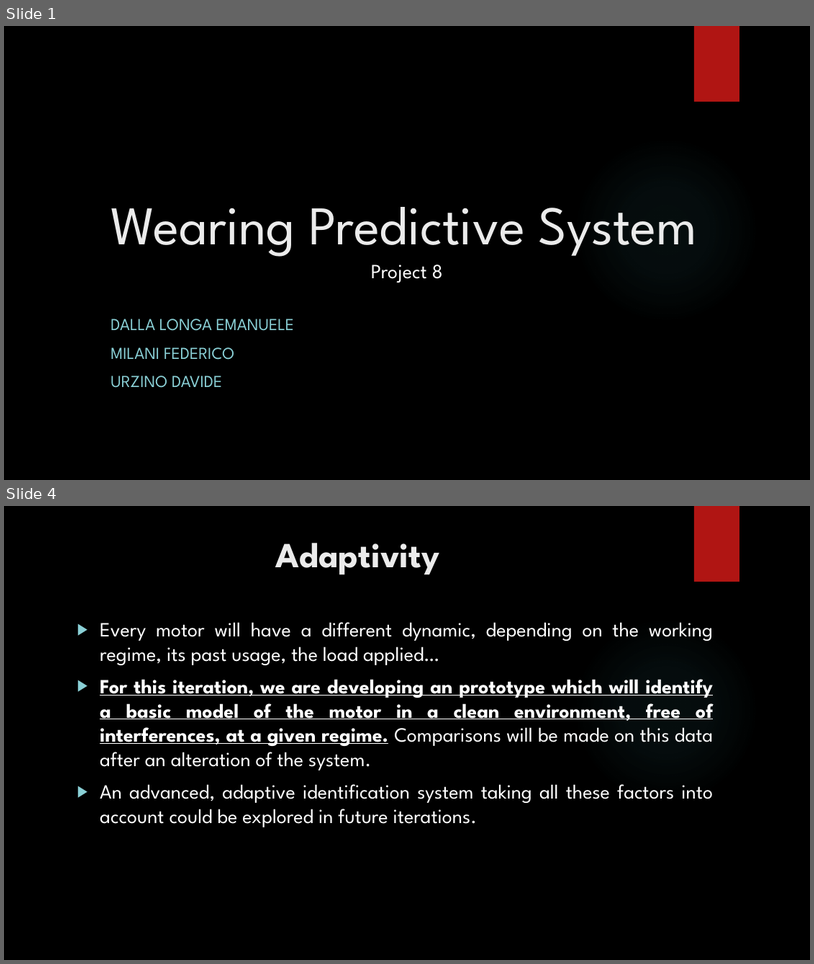
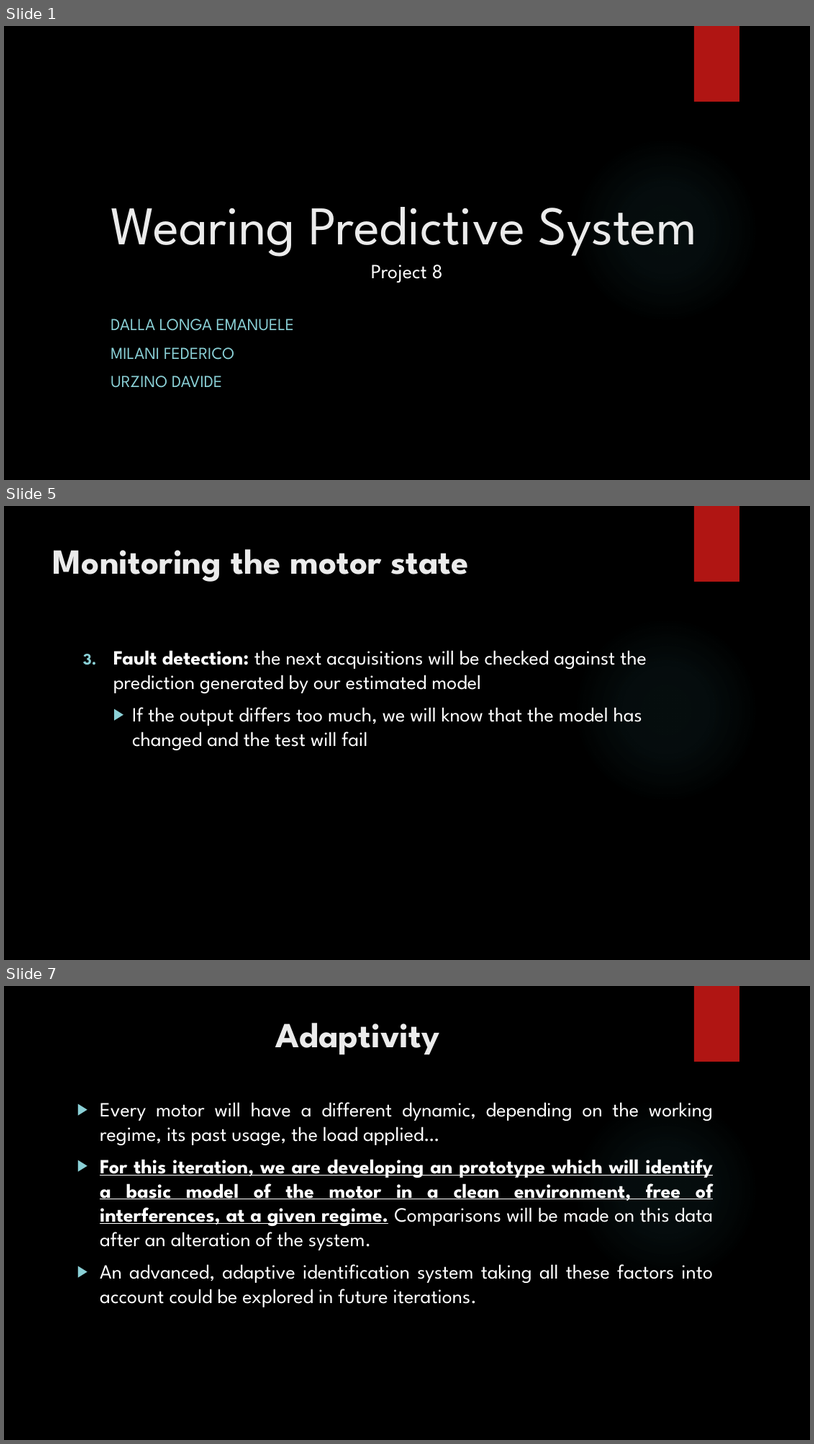
Before and after one commit to urzino/FanMonitoringBlueCoin, a slide deck: Pervasive_presentation_Milestone1_group8_lele.pptx. Shown one above the other, each under a label of ours: slides 1 and 4 before the commit, slides 1, 5 and 7 after it; the slides between them are not shown. The pictures are 814x964 and 814x1444 pixels, drawn with LibreOffice and Linux fonts; fonts in the diff are those of the drawing; background and template pictures are left out. Boxes give left, top, right and bottom in pixels: in the first picture for what was removed or moved away, otherwise in the second. Text is boxed around its words. In the diff, an @@ line names an element or a change of style, - is before the commit and + after.

```diff
--- a/Pervasive_presentation_Milestone1_group8_lele.pptx
+++ b/Pervasive_presentation_Milestone1_group8_lele.pptx
@@ slide 5 added at [4,506,810,960], background picture (left out); not listed: 2 template elements that a slide beside it also shows @@
@@ title added at [53,549,469,582], 42 pt, text #EBEBEB, bold @@
+Monitoring the motor state
@@ text added at [113,650,647,750], 24 pt, text #FFFFFF @@
+3. Fault detection: the next acquisitions will be checked against the prediction generated by our estimated model
+  ▶ If the output differs too much, we will know that the model has changed and the test will fail
@@ what was slide 4 is now slide 7 @@
```
Also in this commit, not shown: 7 slides changed, 3 other slides added, 1 other file.
